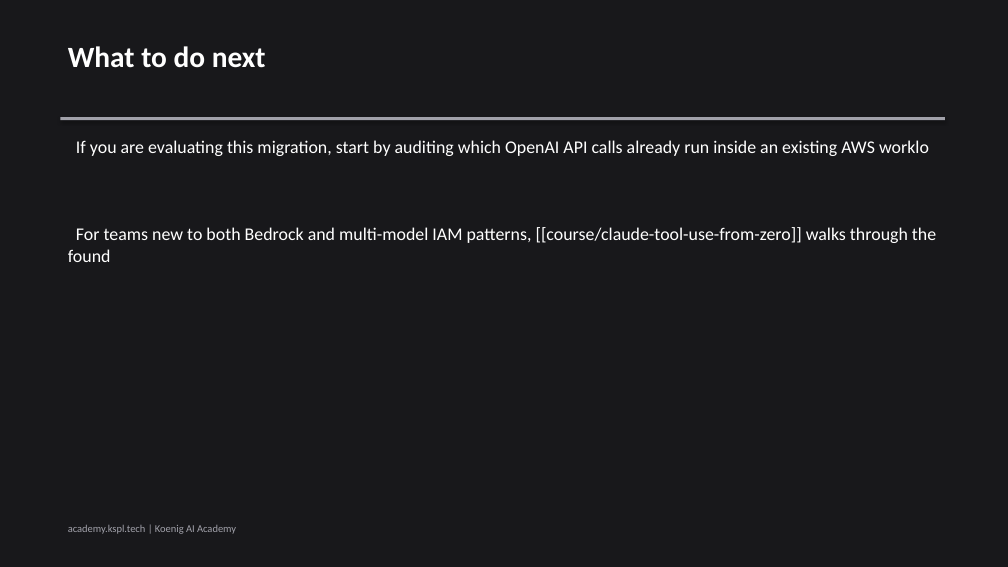
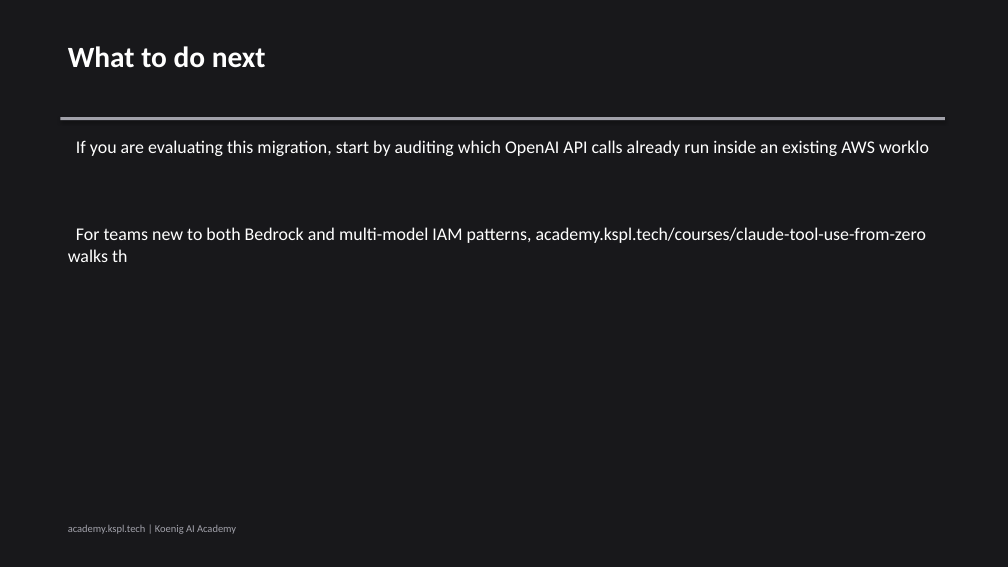
Before and after one commit to Koenig-Solutions-Private-Limited/koenig-ai-org, a slide deck: slide 6 of vault/blogs/2026-04-30-openai-on-aws-bedrock-the-real-tradeoffs/slides.pptx. Drawn at 1008x567 pixels with LibreOffice and Linux fonts; fonts in the diff are those of the drawing. Boxes give left, top, right and bottom in pixels: in the first picture for what was removed or moved away, otherwise in the second. Text is boxed around its words. In the diff, an @@ line names an element or a change of style, - is before the commit and + after.

```diff
--- a/vault/blogs/2026-04-30-openai-on-aws-bedrock-the-real-tradeoffs/slides.pptx
+++ b/vault/blogs/2026-04-30-openai-on-aws-bedrock-the-real-tradeoffs/slides.pptx
@@ text at <box>68,227,926,262</box>: text changed @@
-For teams new to both Bedrock and multi-model IAM patterns, [[course/claude-tool-use-from-zero]] walks through the found
+For teams new to both Bedrock and multi-model IAM patterns, academy.kspl.tech/courses/claude-tool-use-from-zero walks th
```
Also in this commit, not shown: 1 other slide changed, 1 other file.
